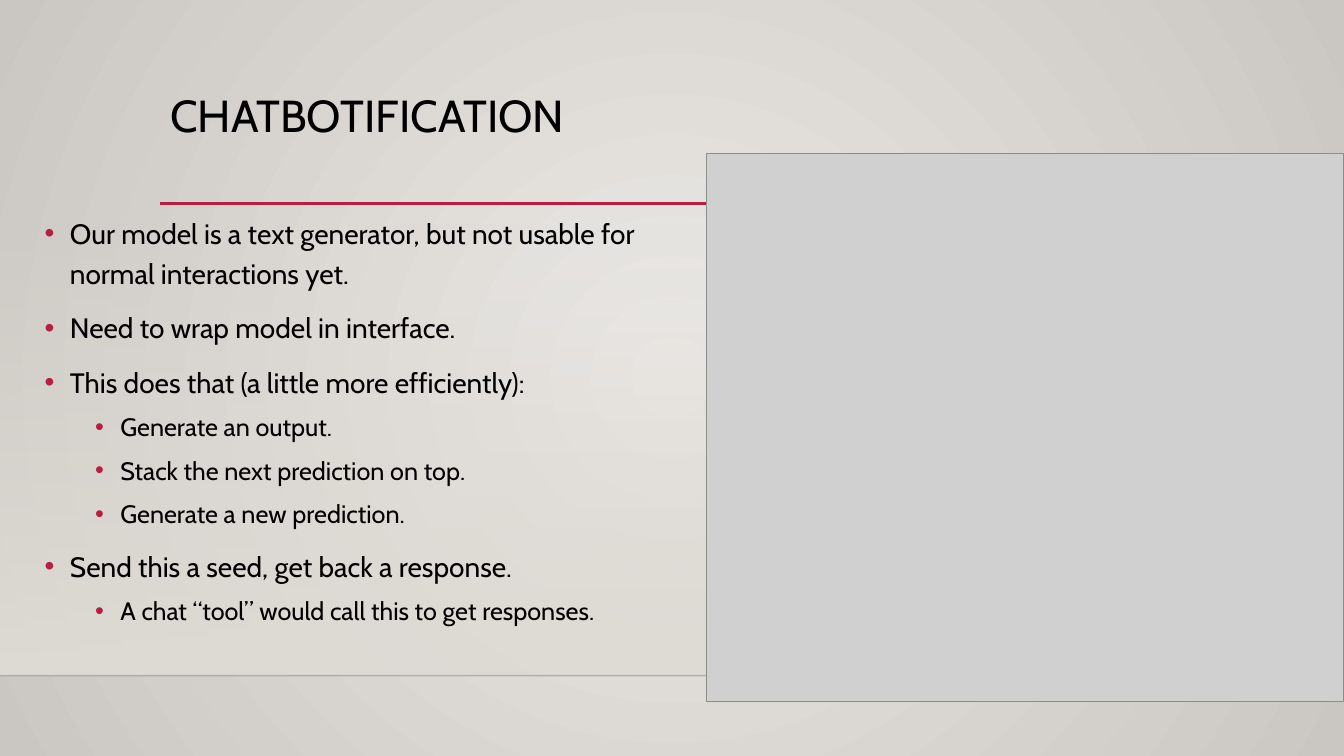
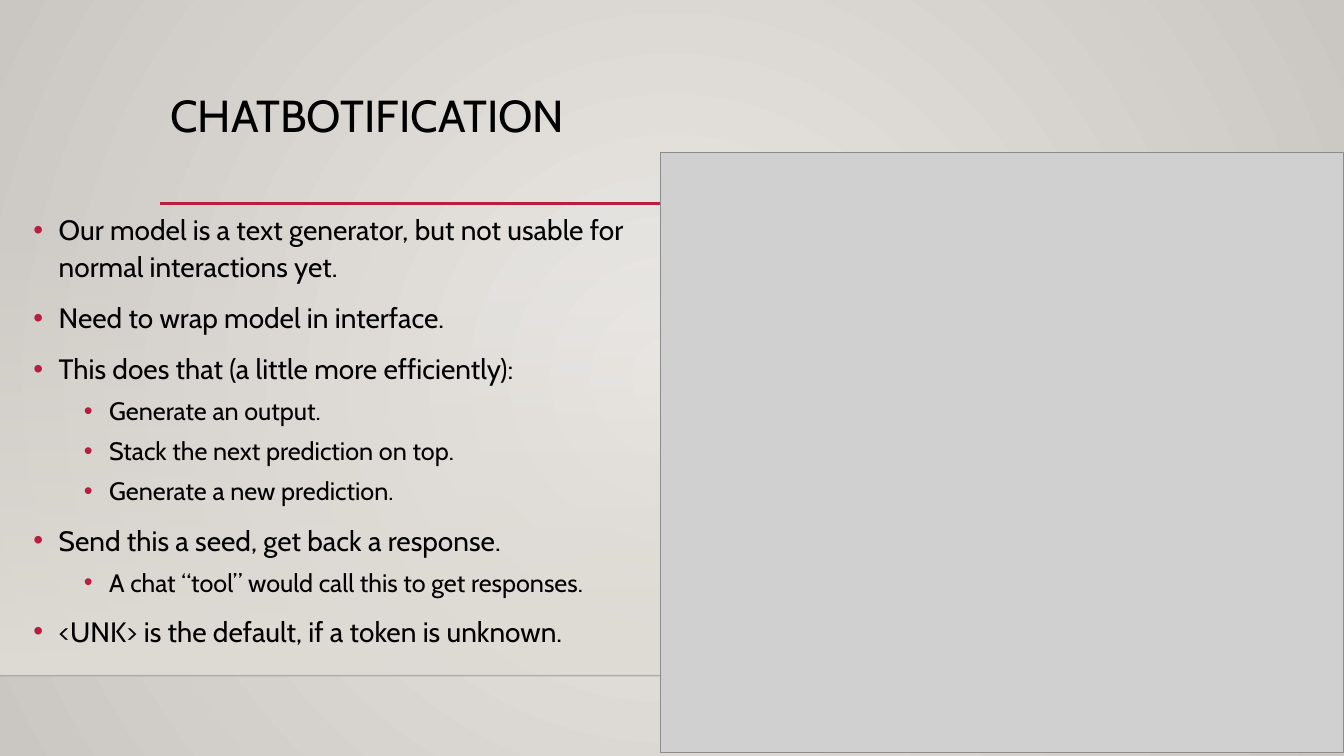
Before and after one commit to AkeemSemperDataScience/Intro_to_Machine_Learning_Students, a slide deck: slide 31 of reference_content/Slides/text_gen_lstm.pptx. Drawn at 1344x756 pixels with LibreOffice and Linux fonts; fonts in the diff are those of the drawing; grey boxes stand for pictures; background and template pictures are left out. Boxes give left, top, right and bottom in pixels: in the first picture for what was removed or moved away, otherwise in the second. Text is boxed around its words. In the diff, an @@ line names an element or a change of style, - is before the commit and + after.

```diff
--- a/reference_content/Slides/text_gen_lstm.pptx
+++ b/reference_content/Slides/text_gen_lstm.pptx
@@ picture: place and size @@
-picture at [707, 153, 1344, 702]
+picture at [660, 152, 1344, 752]
@@ text "Our model is a text ...": place and size @@
-text "Our model is a text ..." at [70, 223, 634, 627]
+text "Our model is a text ..." at [59, 219, 623, 645]
@@ text at [59, 219, 623, 598]: line spacing 1.2 to 1.1 @@
@@ text at [59, 621, 563, 645]: paragraph added @@
+• <UNK> is the default, if a token is unknown.
```
Also in this commit, not shown: 4 other slides changed, 1 other file.
